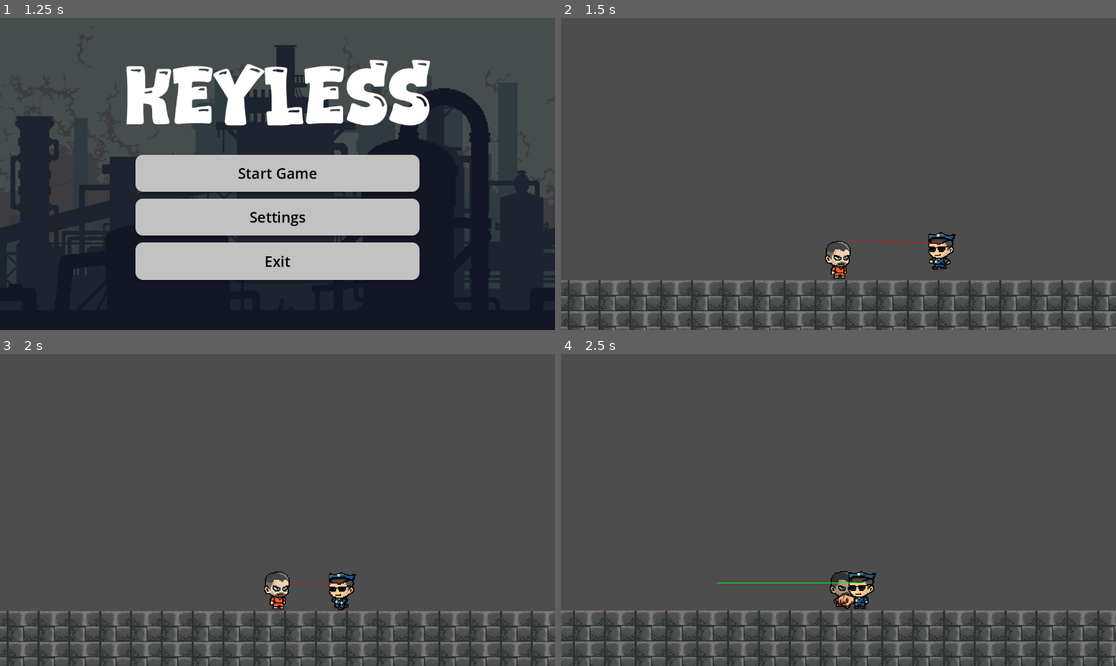
Above: before the commit, frames 1-4 (two rows, left to right).
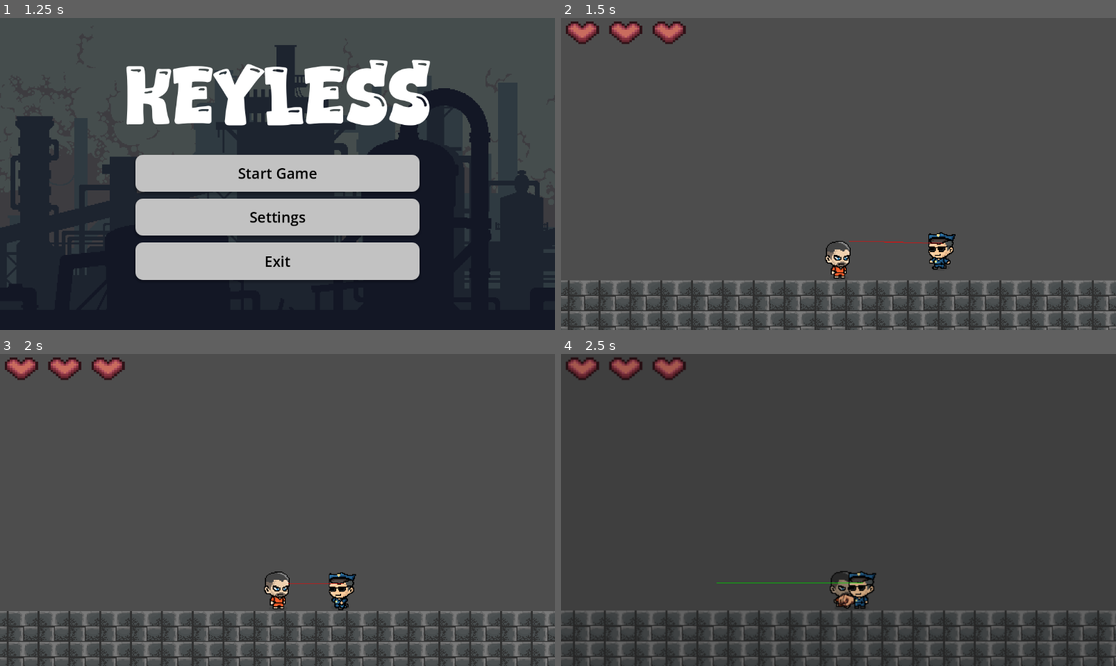
Above: after the commit, the same moments.

Repository: GSalise/Keyless
Game: Godot game, scene res://objects/ui/loading-screen/loading_screen.tscn
The game is run twice, just before and just after one commit, with the same random seed, the same clock (stepped at 60 frames per second) and the same inputs.
Inputs (mouse positions are in pixels of both pictures, inside the frame that each line leads up to):
- Up to frame 1 (1.25 s): tap Enter at 0.5 s; move the mouse to (399, 158) at 0.52 s; hold D (move_right) from 0.53 s (still down); tap S (stealth) at 0.6 s; tap Space (jump) at 0.77 s
- Up to frame 2 (1.5 s): release D (move_right) at 1.25 s; click "Start Game" at 1.25 s
- Up to frame 3 (2 s): no input
- Up to frame 4 (2.5 s): move the mouse to (727, 525) at 2.02 s; hold D (move_right) from 2.03 s (still down); tap S (stealth) at 2.1 s; tap Space (jump) at 2.27 s

Frame 1 is identical in both runs. In frame 2, 0.9% of the frame differs, in the area x 0-23%, y 1-9%; in frame 3, 0.9%; in frame 4, 2.1%, in the area x 0-100%, y 1-100%.
Error before the commit: Invalid access to property or key 'maxHealth' on a base object of type 'CharacterBody2D'. (res://scripts/testing_area_scene.gd:24)

Commit message:
fix some errors

Diff:
--- a/scenes/testing_area_scene.tscn
+++ b/scenes/testing_area_scene.tscn
@@ -50,7 +50,7 @@
 tile_map_data = PackedByteArray("AAAEAAAAAAACAAAAAAAEAAEAAAACAAAAAAAEAAIAAAACAAAAAAAFAAAAAAACAAAAAAAFAAEAAAACAAAAAAAFAA …(1408 unchanged characters)…
 tile_set = SubResource("TileSet_cjjea")
 
-[node name="Player" parent="." unique_id=375027641 instance=ExtResource("2_2faii")]
+[node name="CharacterBody2D" parent="." unique_id=375027641 instance=ExtResource("2_2faii")]
 position = Vector2(616, -9)
 
 [node name="Guard1" parent="." unique_id=474725346 instance=ExtResource("3_cc2lu")]
@@ -62,5 +62,5 @@
 
 [node name="DeathMenu" parent="CanvasLayer" unique_id=1684454065 instance=ExtResource("6_klkgs")]
 
-[node name="CharacterBody2D" parent="." unique_id=350368813 instance=ExtResource("7_cjjea")]
+[node name="Guard2" parent="." unique_id=350368813 instance=ExtResource("7_cjjea")]
 position = Vector2(251.99998, -5.9999995)
